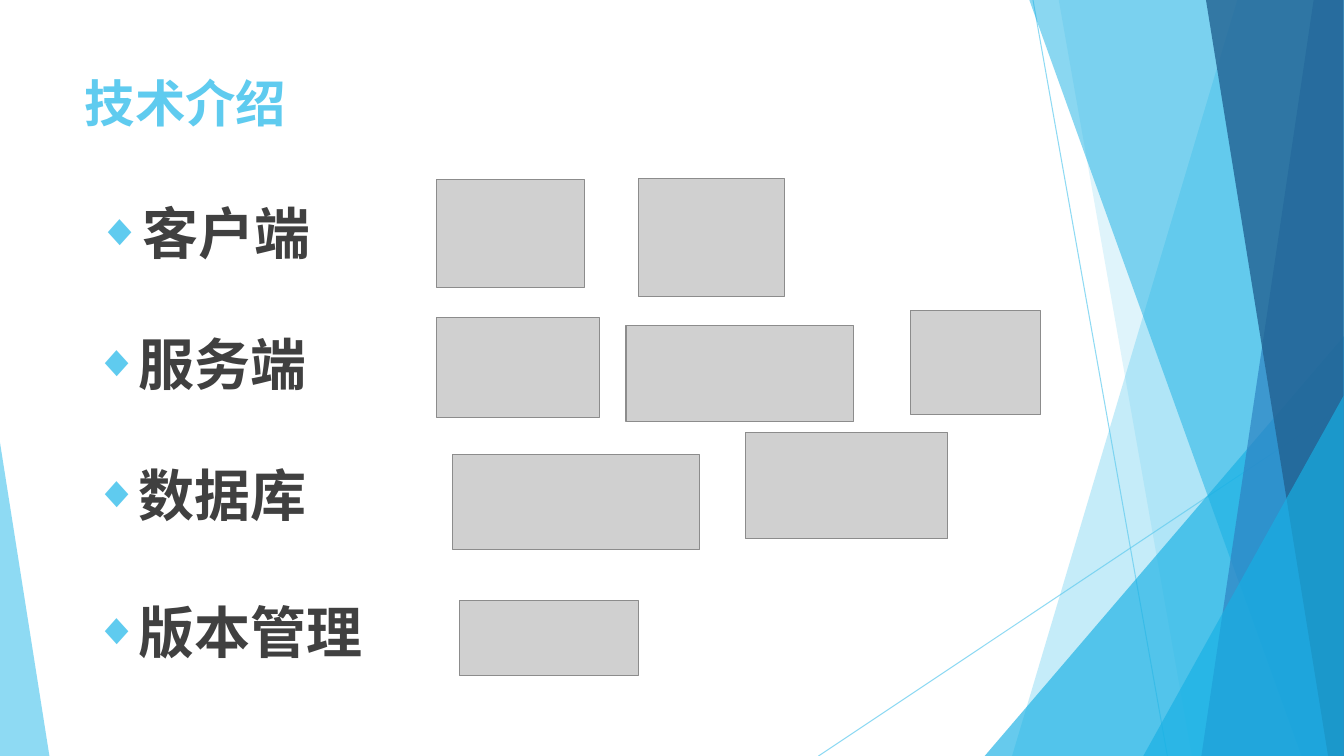
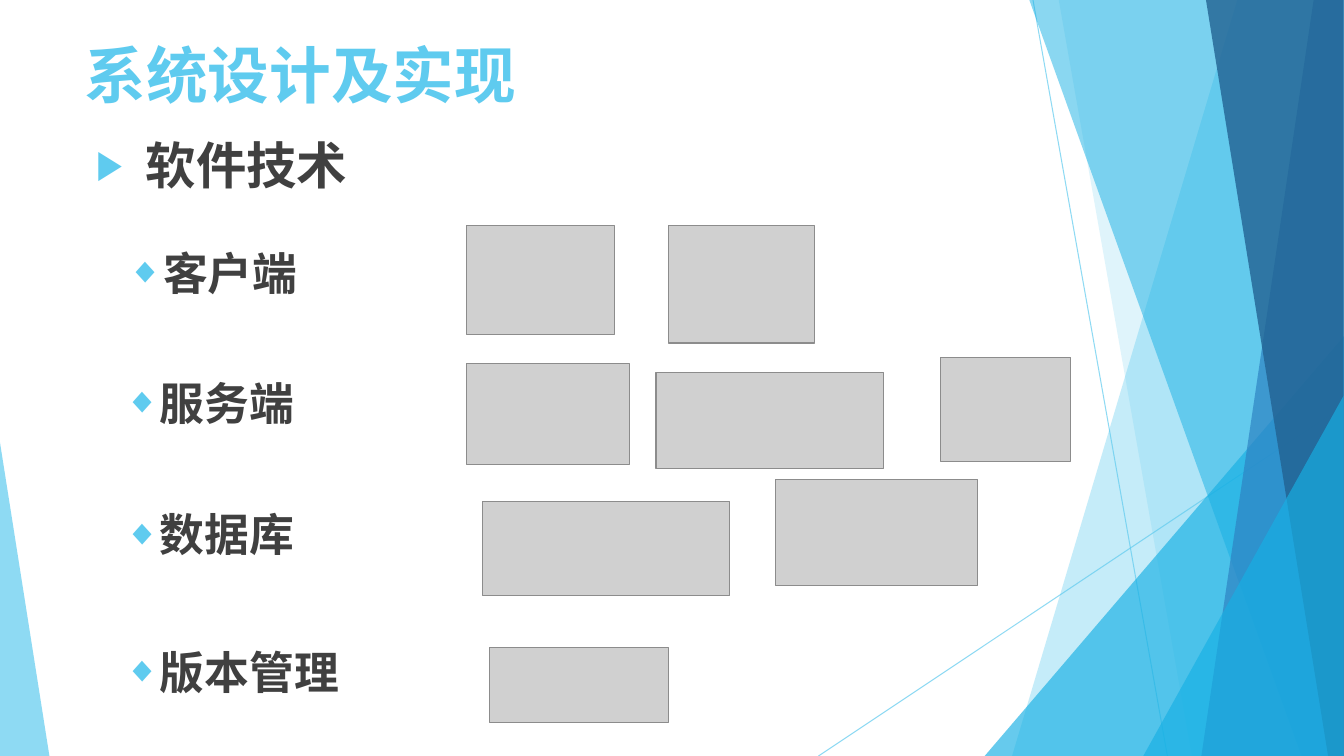
Before and after one commit to helloeda/smartBus, a slide deck: slide 7 of 毕业设计.pptx (slide 6 before the commit). Drawn at 1344x756 pixels with LibreOffice and Linux fonts; fonts in the diff are those of the drawing; grey boxes stand for pictures. Boxes give left, top, right and bottom in pixels: in the first picture for what was removed or moved away, otherwise in the second. Text is boxed around its words. In the diff, an @@ line names an element or a change of style, - is before the commit and + after.

```diff
--- a/毕业设计.pptx
+++ b/毕业设计.pptx
@@ title added at <box>85,45,516,104</box>, 44 pt, text #5FCBEF, bold @@
+系统设计及实现
@@ title removed at <box>85,79,287,127</box> @@
-技术介绍
@@ text added at <box>146,141,348,189</box>, 36 pt, text #404040, bold @@
+    ▶ 软件技术
@@ 8 pictures, 4 texts: place and size @@
-8 pictures, 4 texts at <box>139,179,1041,676</box>
+8 pictures, 4 texts at <box>160,226,1071,722</box>
@@ size 40 to 32 pt, font Roboto to Noto Sans CJK SC in 4 elements at <box>160,513,294,555</box>, <box>160,650,339,693</box>, <box>163,251,297,294</box>, <box>160,382,294,424</box> @@
```
Also in this commit, not shown: 9 other slides changed, 5 slides added, 3 slides removed, 19 other files.
